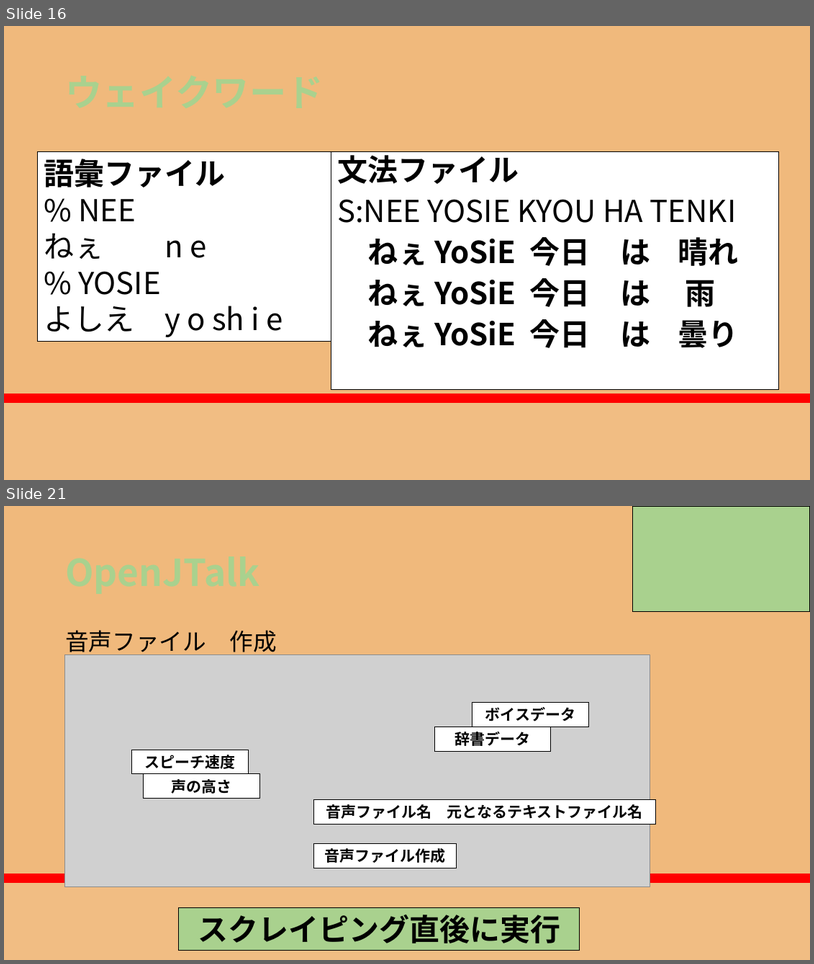
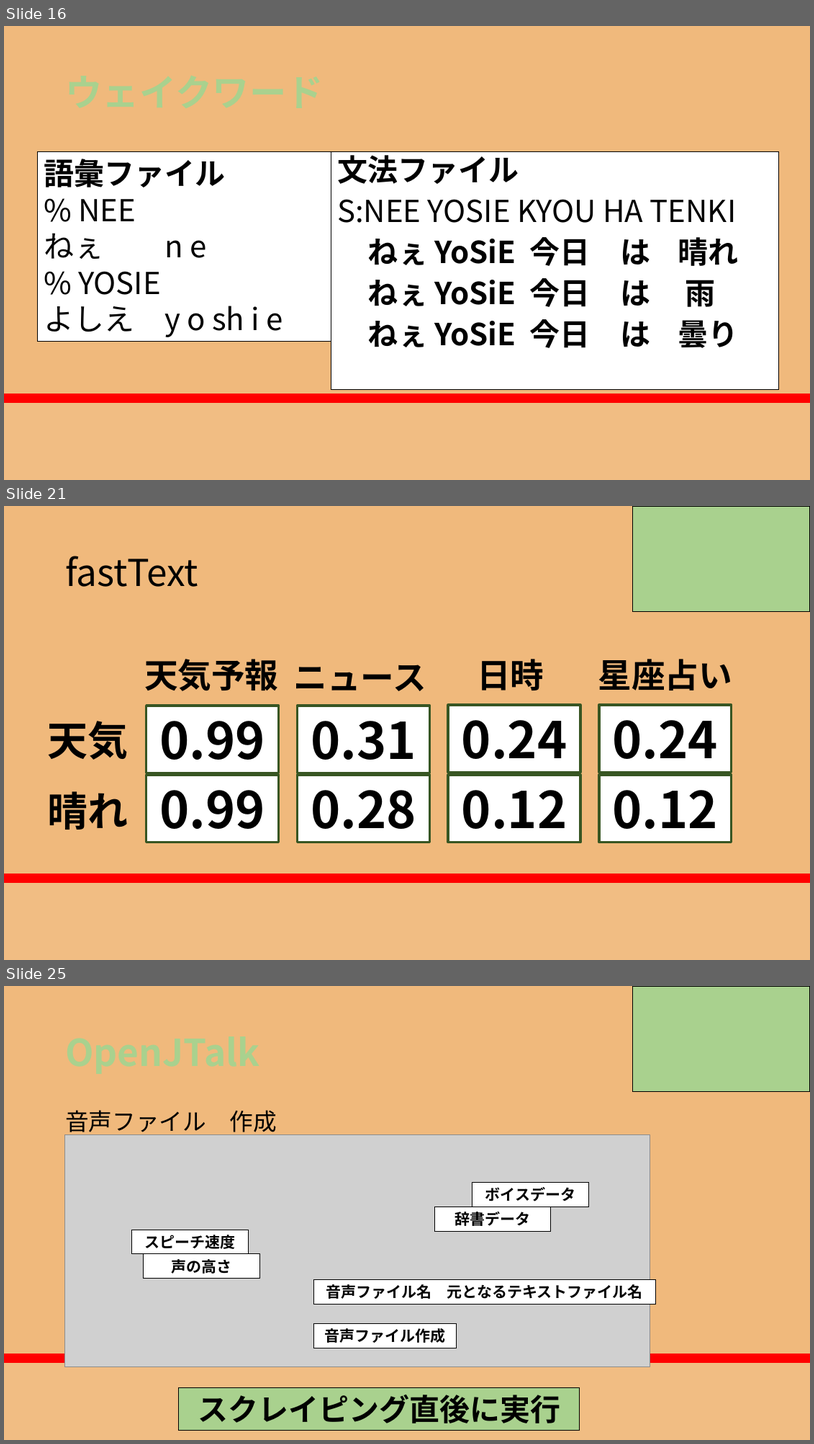
Before and after one commit to RikiishiSuzunosuke/AIspeaker_yosie, a slide deck: presentation/AIスピーカー開発_3_main.pptx. Shown one above the other, each under a label of ours: slides 16 and 21 before the commit, slides 16, 21 and 25 after it; the slides between them are not shown. The pictures are 814x964 and 814x1444 pixels, drawn with LibreOffice and Linux fonts; fonts in the diff are those of the drawing; grey boxes stand for pictures. Boxes give left, top, right and bottom in pixels: in the first picture for what was removed or moved away, otherwise in the second. Text is boxed around its words. In the diff, an @@ line names an element or a change of style, - is before the commit and + after.

```diff
--- a/presentation/AIスピーカー開発_3_main.pptx
+++ b/presentation/AIスピーカー開発_3_main.pptx
@@ slide 21 added at [4,506,810,960], background gradient #F0B97C to #FF0000 to #F86446 to #F1BD83 @@
@@ rectangle added at [633,506,810,611], fill #A9D18E, outline #000000 1 pt @@
@@ title added at [65,556,198,587], 44 pt, text #000000 @@
+fastText
@@ text added at [144,659,279,691], 40 pt, text #000000, bold @@
+天気予報
@@ text added at [294,664,427,691], 40 pt, text #000000, bold @@
+ニュース
@@ text added at [477,659,544,690], 40 pt, text #000000, bold @@
+日時
@@ text added at [599,659,733,690], 40 pt, text #000000, bold @@
+星座占い
@@ text added at [48,721,129,759], 48 pt, text #000000, bold @@
+天気
@@ rectangle added at [146,705,278,773], fill #FFFFFF, outline #385723 3 pt, 60 pt, text #000000, bold @@
+0.99
@@ rectangle added at [298,705,430,773], fill #FFFFFF, outline #385723 3 pt, 60 pt, text #000000, bold @@
+0.31
@@ rectangle added at [449,705,581,772], fill #FFFFFF, outline #385723 3 pt, 60 pt, text #000000, bold @@
+0.24
@@ rectangle added at [599,705,732,772], fill #FFFFFF, outline #385723 3 pt, 60 pt, text #000000, bold @@
+0.24
@@ rectangle added at [146,775,278,842], fill #FFFFFF, outline #385723 3 pt, 60 pt, text #000000, bold @@
+0.99
@@ rectangle added at [298,775,430,842], fill #FFFFFF, outline #385723 3 pt, 60 pt, text #000000, bold @@
+0.28
@@ rectangle added at [449,775,581,842], fill #FFFFFF, outline #385723 3 pt, 60 pt, text #000000, bold @@
+0.12
@@ rectangle added at [599,775,732,842], fill #FFFFFF, outline #385723 3 pt, 60 pt, text #000000, bold @@
+0.12
@@ text added at [48,791,129,829], 48 pt, text #000000, bold @@
+晴れ
@@ what was slide 21 is now slide 25 @@
```
Also in this commit, not shown: 7 slides changed, 4 other slides added, 2 other files.
